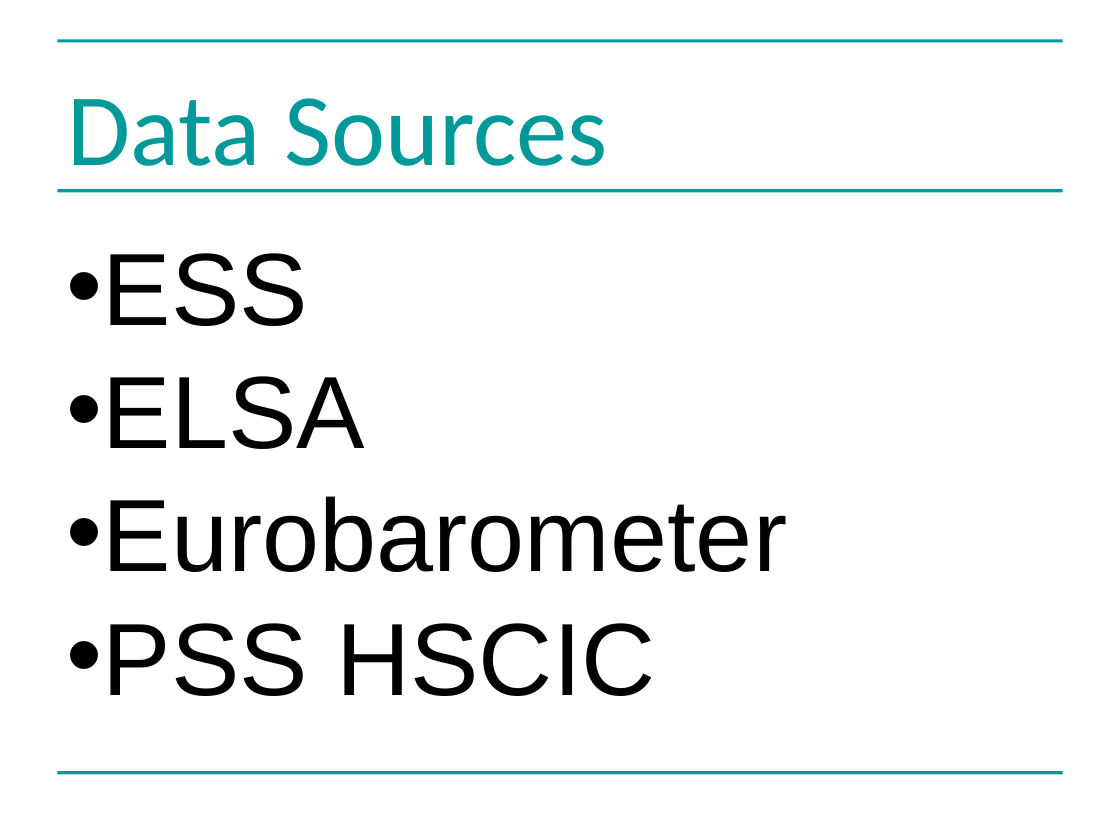
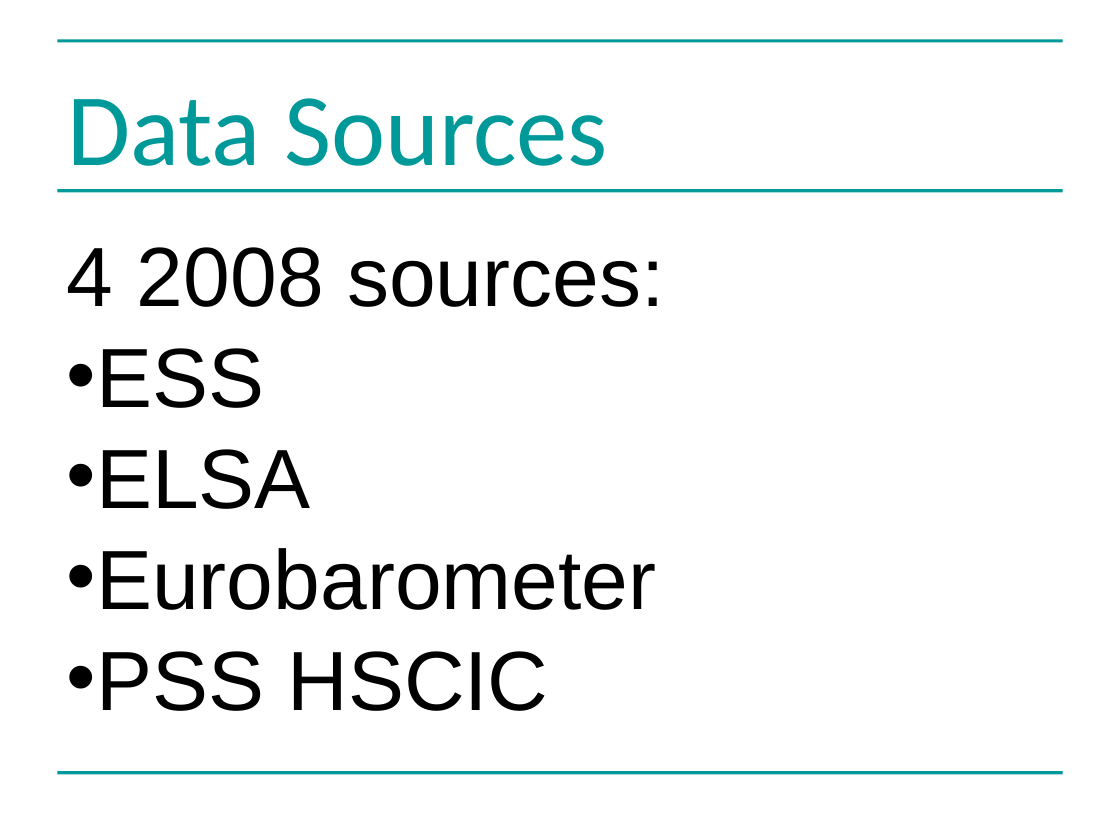
Before and after one commit to greenape/bsps2015, a slide deck: slide 6 of presentation/risky_aging_bsps.ppt. Drawn at 1120x840 pixels with LibreOffice and Linux fonts; fonts in the diff are those of the drawing. Boxes give left, top, right and bottom in pixels: in the first picture for what was removed or moved away, otherwise in the second. Text is boxed around its words. In the diff, an @@ line names an element or a change of style, - is before the commit and + after.

Commit message:
dates

```diff
--- a/presentation/risky_aging_bsps.ppt
+++ b/presentation/risky_aging_bsps.ppt
@@ text at [67,247,664,307]: paragraph added @@
+4 2008 sources:
@@ text at [67,348,656,711]: size 66 to 54 pt in "ESS", "ELSA", "Eurobarometer", "PSS HSCIC"; indent changed @@
```
